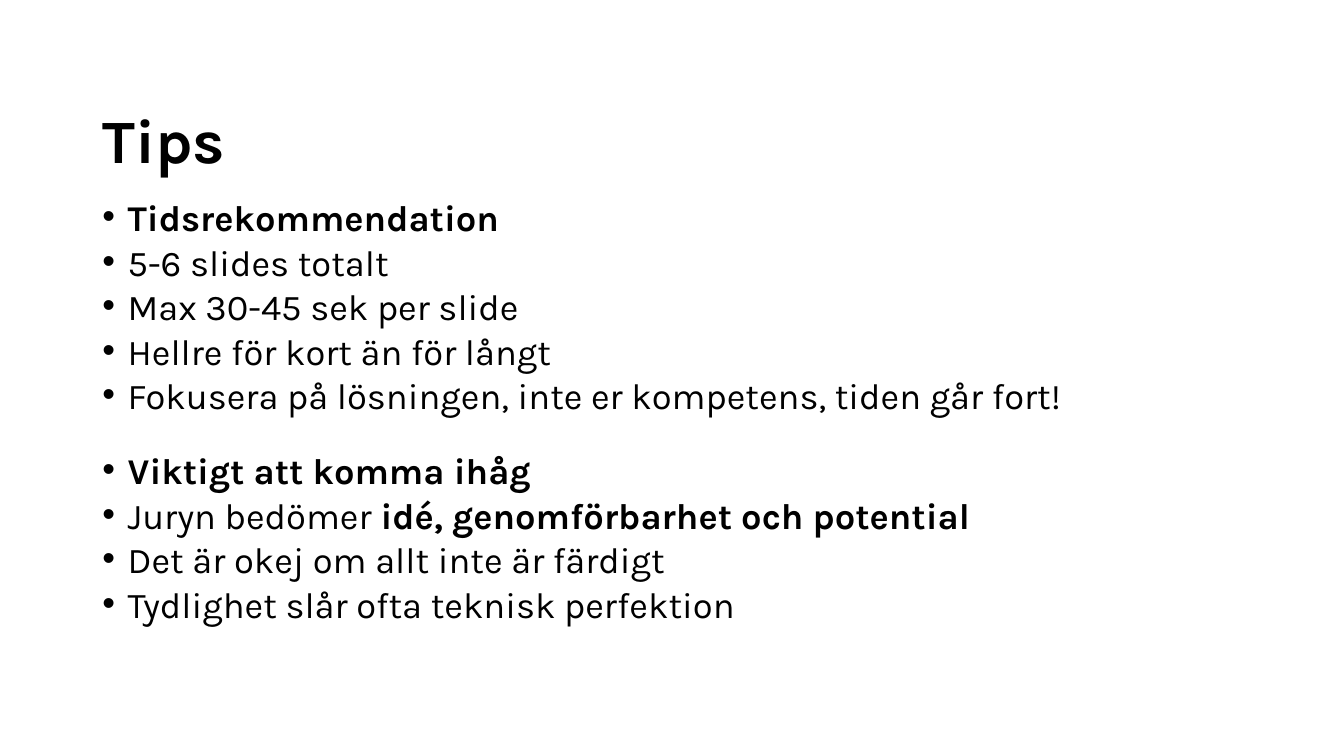
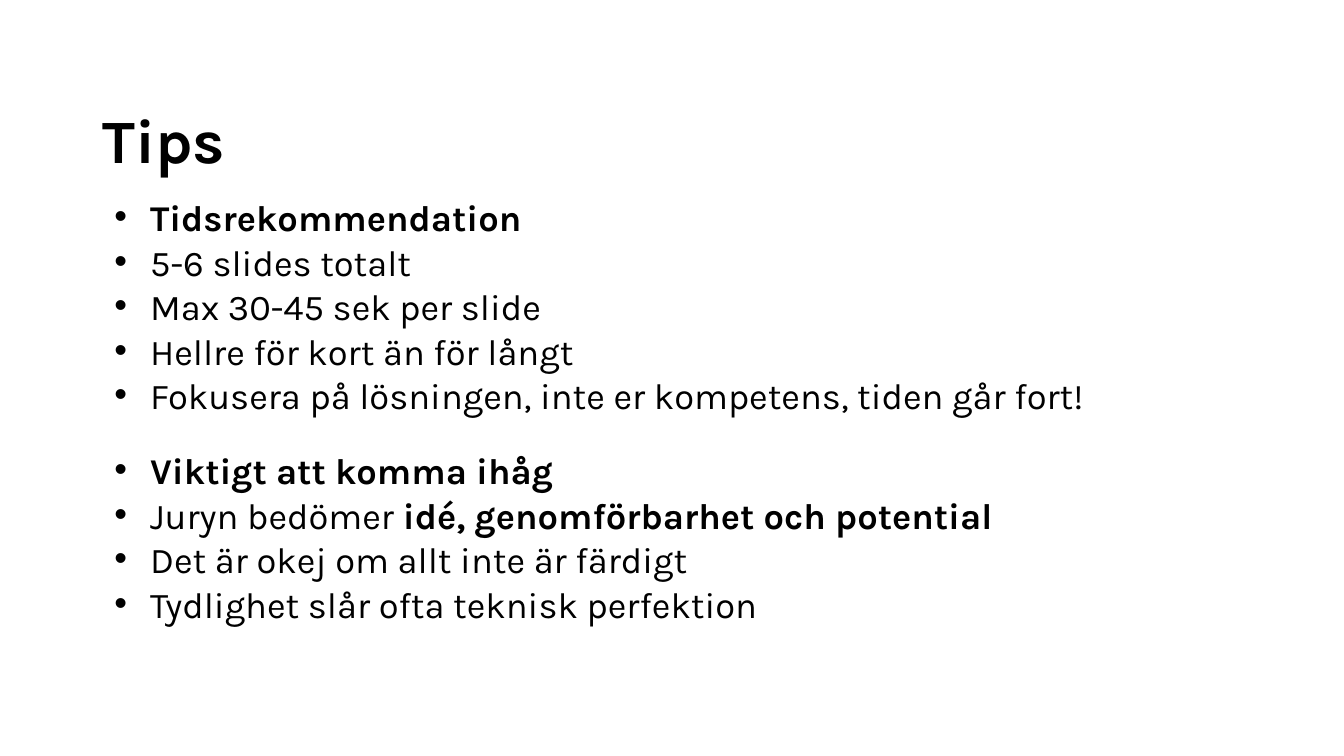
Before and after one commit to arizon-dread/region-orebro-lan, a slide deck: slide 2 of doc/Presentation KLIRR Hack Region Örebro län.odp. Drawn at 1344x756 pixels with LibreOffice and Linux fonts; fonts in the diff are those of the drawing. Boxes give left, top, right and bottom in pixels: in the first picture for what was removed or moved away, otherwise in the second. Text is boxed around its words. In the diff, an @@ line names an element or a change of style, - is before the commit and + after.

```diff
--- a/doc/Presentation KLIRR Hack Region Örebro län.odp
+++ b/doc/Presentation KLIRR Hack Region Örebro län.odp
@@ text "Tidsrekommendation" at (150, 205, 1083, 627): indent changed @@
```
Also in this commit, not shown: 4 other slides changed, 2 slides added, 2 slides removed, 2 other files.
